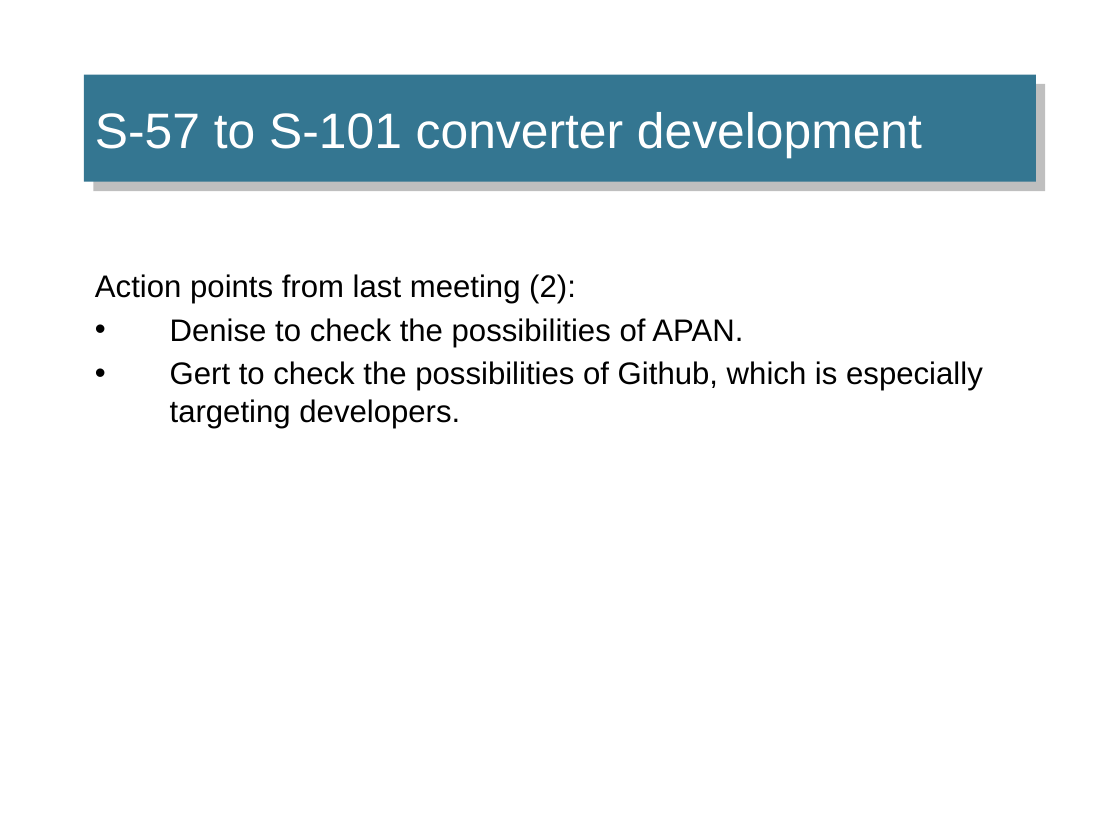
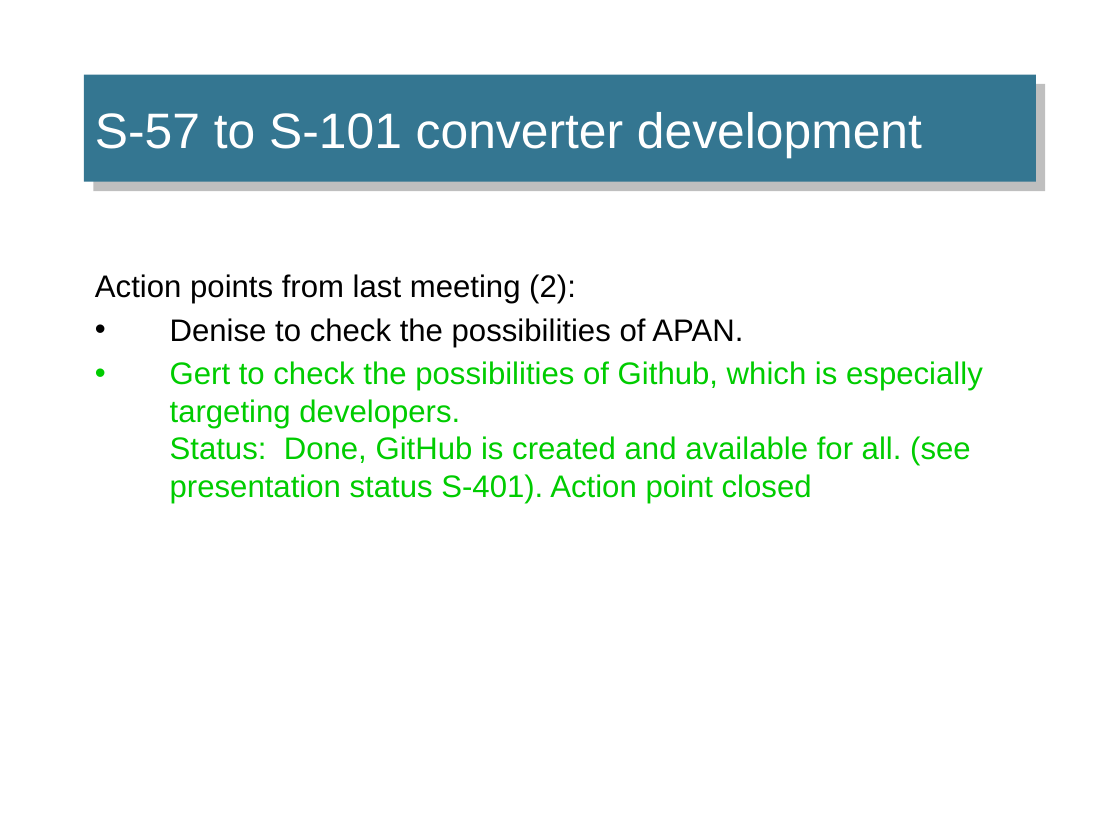
Before and after one commit to IEHG/IEHG-Meeting-2024, a slide deck: slide 105 of IEHG_2024.pptx. Drawn at 1120x840 pixels with LibreOffice and Linux fonts; fonts in the diff are those of the drawing; background and template pictures are left out. Boxes give left, top, right and bottom in pixels: in the first picture for what was removed or moved away, otherwise in the second. Text is boxed around its words. In the diff, an @@ line names an element or a change of style, - is before the commit and + after.

```diff
--- a/IEHG_2024.pptx
+++ b/IEHG_2024.pptx
@@ text at bbox=[170, 361, 983, 503]: text changed; text colour #000000 to #00CC00 @@
-• Gert to check the possibilities of Github, which is especially targeting developers.
+• Gert to check the possibilities of Github, which is especially targeting developers.
+  Status: Done, GitHub is created and available for all. (see presentation status S-401). Action point closed
```
Also in this commit, not shown: 5 other slides changed, 1 other file.
